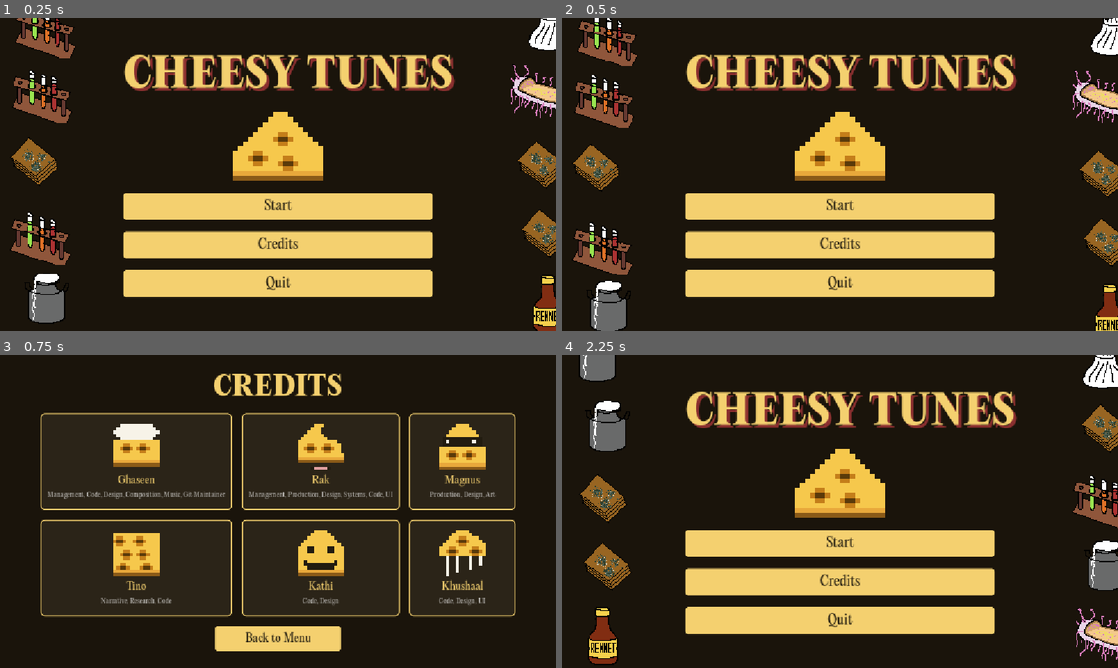
Above: before the commit, frames 1-4 (two rows, left to right).
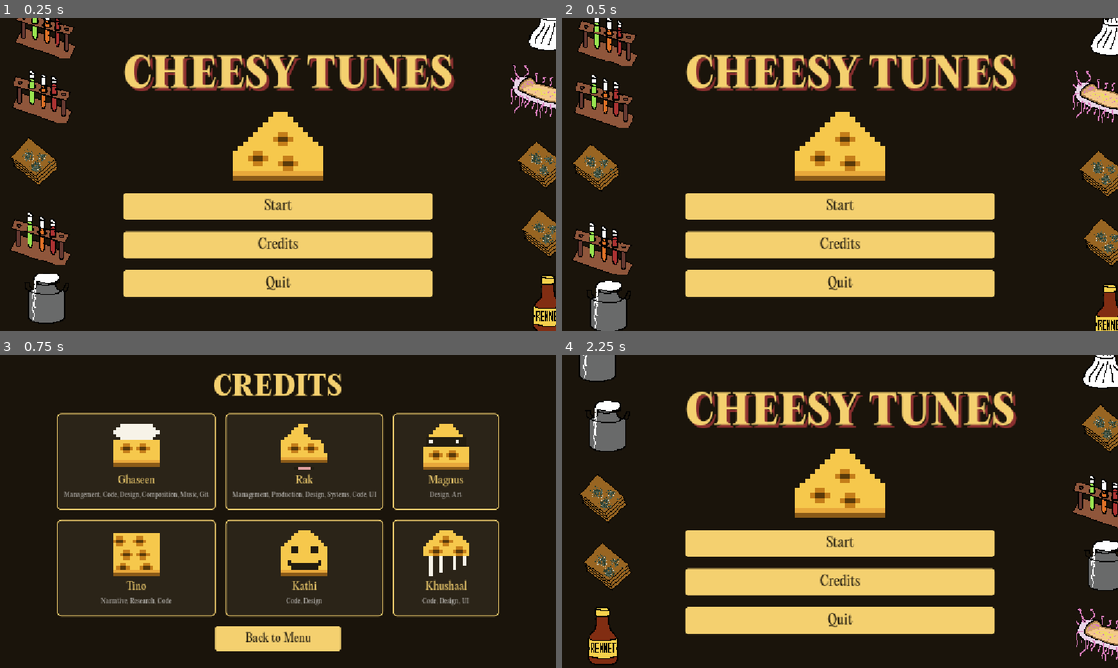
Above: after the commit, the same moments.

Repository: TheBugMaker/cheesy-tunes
Game: Godot game, scene res://scenes/main_menu.tscn
Same seed, same stepped clock (60 frames per second), same inputs: the game is played once before the commit and once after it.
Inputs (mouse positions are in pixels of both pictures, inside the frame that each line leads up to):
- Up to frame 1 (0.25 s): no input
- Up to frame 2 (0.5 s): no input
- Up to frame 3 (0.75 s): click "Credits" at 0.5 s
- Up to frame 4 (2.25 s): tap Enter at 1.25 s; move the mouse to (962, 495) at 1.27 s; click "Back to Menu" at 2 s

Frames 1-2 are identical in both runs. In frame 3, 7.1% of the frame differs, in the area x 7-93%, y 18-84%; in frame 4, nothing differs.

Commit message:
CreditsUpdate

Diff:
--- a/scripts/credits.gd
+++ b/scripts/credits.gd
@@ -136,9 +136,9 @@
 ]
 
 const CREDITS: Array = [
-	{"name": "Ghaseen", "art": ART_GHASEEN, "tagline": "Management, Code, Design, Composition, Music, Git Maintainer"},
+	{"name": "Ghaseen", "art": ART_GHASEEN, "tagline": "Management, Code, Design, Composition, Music, Git"},
 	{"name": "Rak", "art": ART_RAK, "tagline": "Management, Production, Design, Systems, Code, UI"},
-	{"name": "Magnus", "art": ART_MAGNUS, "tagline": "Production, Design, Art"},
+	{"name": "Magnus", "art": ART_MAGNUS, "tagline": "Design, Art"},
 	{"name": "Tino", "art": ART_TINO, "tagline": "Narrative, Research, Code"},
 	{"name": "Kathi", "art": ART_KATHI, "tagline": "Code, Design"},
 	{"name": "Khushaal", "art": ART_KHUSHAAL, "tagline": "Code, Design, UI"},
